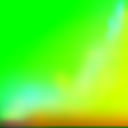
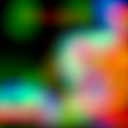
Layers edited between the first and the second 128x128 image:
painted on "hfNoise" over [0, 0, 128, 128]
painted on "lfNoise" over [0, 0, 128, 128]
painted on "Density", masked it over [0, 0, 128, 128]
